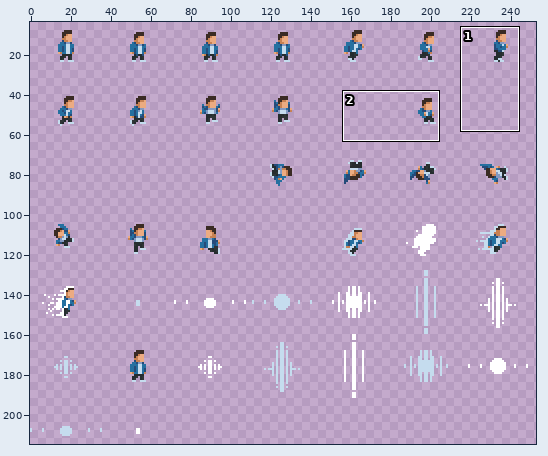
Sprite sheet: Assets/Sprites & Tiles/Sprites/H_Character_animations.png. Above, an overview of the earlier version with the close-up marked.
Close-up. As it was:
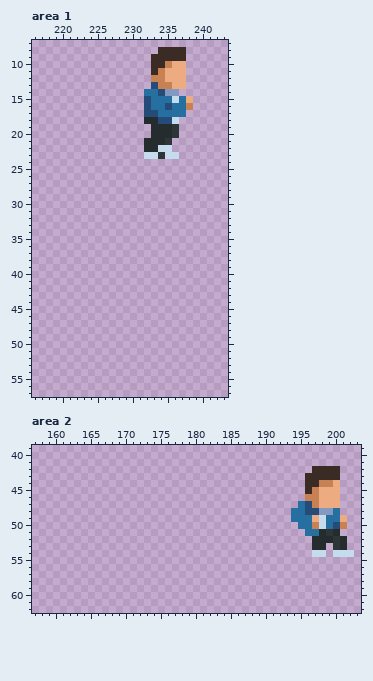
The file is 256x256 pixels. Shown: area 1: x 216..243, y 7..57; area 2: x 157..203, y 39..62. The old version is drawn lined up with the new one. The wide view leaves out empty margins. The commit also changed other parts of the picture, which this record leaves out.
After the commit:
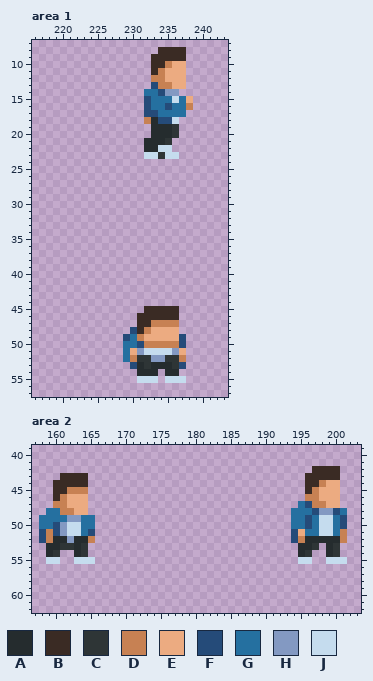
Palette (. is transparent): A #252c2e  B #3a2b24  C #2e3536  D #c78153  E #ecab81  F #254b79  G #2570a0  H #8399c2  J #c5dcee
Difference:
drawings rearranged on the sheet (the old picture shows each at its new place; 1 dropped ones are not shown)
Area 1:
y 18: x 232 A -> D
y 45: x 232..236 ..... -> BBBBB
y 46: x 231..236 ...... -> BBBBBB
y 47: x 231..236 ...... -> BBDDDD
y 48: x 230..236 ....... -> FBDEEEE
y 49: x 229..237 ......... -> FGDEEEEEF
y 50: x 229..237 ......... -> GGFDDDDDF
y 51: x 229..237 ......... -> GEHJJJJHE
y 52: x 229..237 ......... -> GDCCHHCCD
y 53: x 230..237 ........ -> FACAAACF
y 54: x 231..233 ... -> AAA; x 235..236 .. -> AA
y 55: x 231..233 ... -> JJJ; x 235..237 ... -> JJJ
Area 2:
y 43: x 161..164 .... -> BBBB
y 44: x 160..164 ..... -> BBBBB; x 199 D -> E
y 45: x 160..164 ..... -> BBDDD
y 46: x 160..164 ..... -> BDEEE
y 47: x 160..164 ..... -> DDEEE; x 198 E -> D
y 48: x 159..164 ...... -> GGDDEE; x 196 F -> G; x 200..201 G. -> FG
y 49: x 158..165 ........ -> GGGGHHGG; x 196..197 GE -> FG; x 199 G -> J; x 201 E -> F
y 50: x 158..165 ........ -> GGFHJJGG; x 194 . -> G; x 196..197 GD -> FG; x 199..201 GFD -> JGF
y 51: x 158..165 ........ -> FDFHJJGF; x 194..195 .. -> FE; x 198..201 ACA. -> JJGD
y 52: x 158..165 ........ -> FDAAHAAD; x 194..196 ... -> FDA; x 200..201 CA -> AD
y 53: x 159..164 ...... -> AACCAC; x 195..199 ..AA. -> AAC.A; x 201 A -> .
y 54: x 159..160 .. -> AC; x 163..164 .. -> AC; x 195..202 ..JJ.JJJ -> AC..AC..
y 55: x 159..160 .. -> JJ; x 163..165 ... -> JJJ; x 195..196 .. -> JJ; x 199..201 ... -> JJJ
